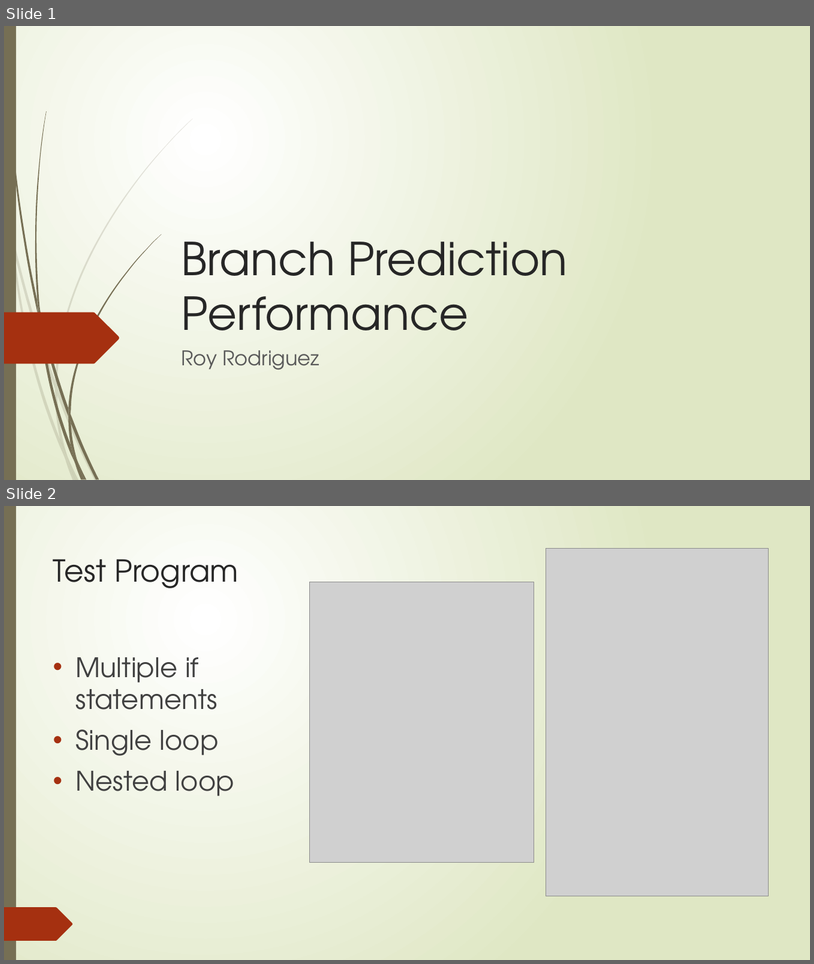
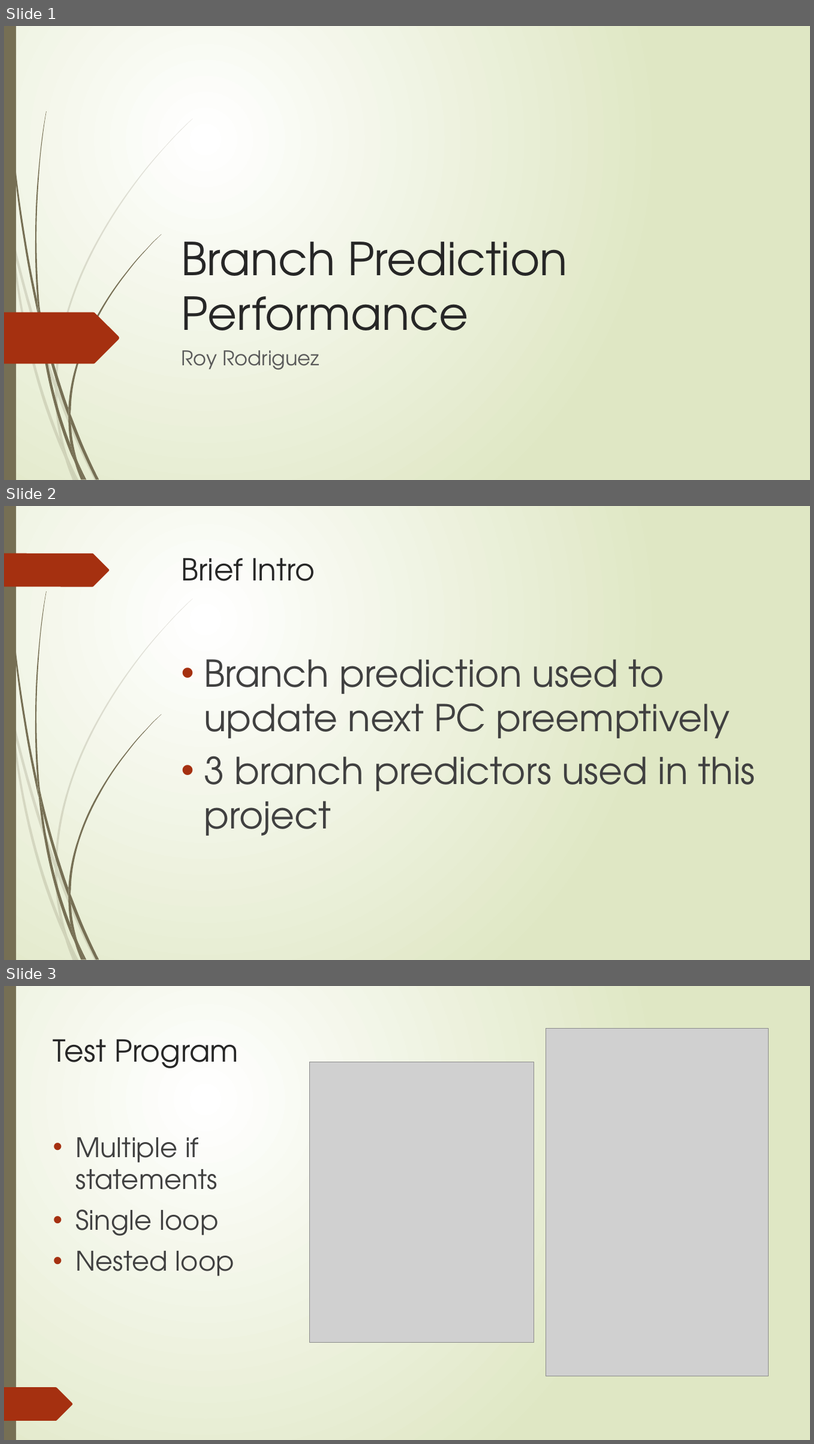
Before and after one commit to oofiet/CS4200-Semester-Project, a slide deck: presentation.pptx. Shown one above the other, each under a label of ours: slides 1 and 2 before the commit, slides 1, 2 and 3 after it. The pictures are 814x964 and 814x1444 pixels, drawn with LibreOffice and Linux fonts; fonts in the diff are those of the drawing; grey boxes stand for pictures. Boxes give left, top, right and bottom in pixels: in the first picture for what was removed or moved away, otherwise in the second. Text is boxed around its words. In the diff, an @@ line names an element or a change of style, - is before the commit and + after.

```diff
--- a/presentation.pptx
+++ b/presentation.pptx
@@ slide 2 added at bbox=[4, 506, 810, 960], background gradient #FFFFFF to #DFE8C4; not listed: 24 template elements that a slide beside it also shows @@
@@ title added at bbox=[182, 558, 315, 581], 36 pt, text #262626 @@
+Brief Intro
@@ text added at bbox=[204, 659, 756, 835], 44 pt, text #404040 @@
+• Branch prediction used to update next PC preemptively
+• 3 branch predictors used in this project
@@ what was slide 2 is now slide 3 @@
```
